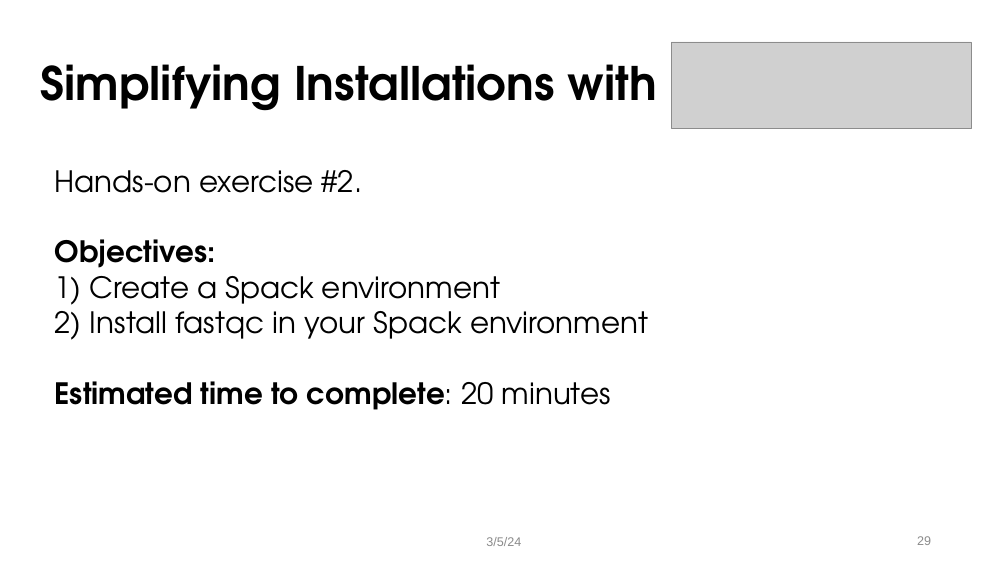
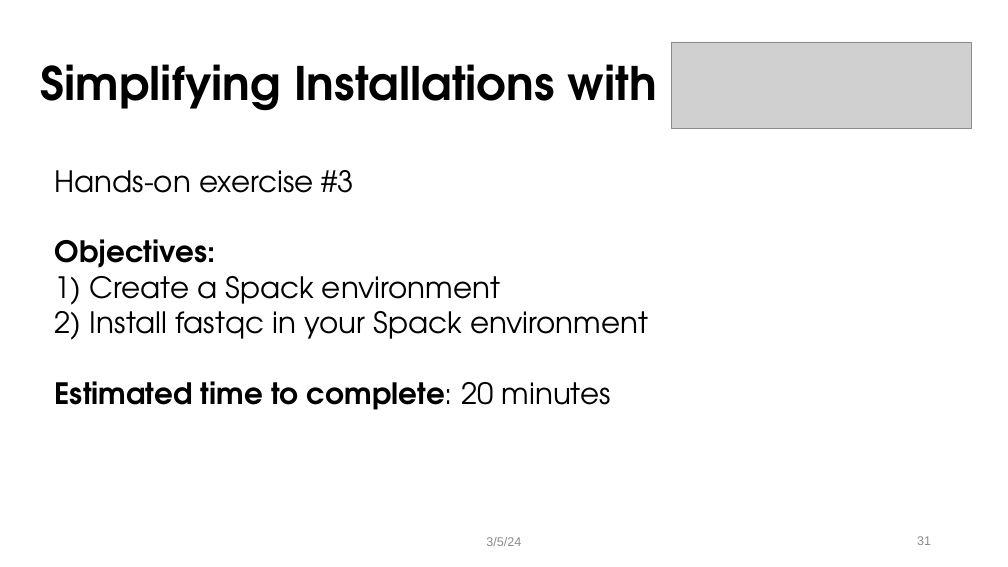
Before and after one commit to ResearchComputing/alpine_software_techlab, a slide deck: slide 31 of alpine_software_techlab.pptx (slide 29 before the commit). Drawn at 1008x567 pixels with LibreOffice and Linux fonts; fonts in the diff are those of the drawing; grey boxes stand for pictures; background and template pictures are left out. Boxes give left, top, right and bottom in pixels: in the first picture for what was removed or moved away, otherwise in the second. Text is boxed around its words. In the diff, an @@ line names an element or a change of style, - is before the commit and + after.

```diff
--- a/alpine_software_techlab.pptx
+++ b/alpine_software_techlab.pptx
@@ text at [55, 170, 355, 193]: text changed @@
-Hands-on exercise #2.
+Hands-on exercise #3
@@ page number at [917, 536, 931, 545]: text changed @@
-29
+31
```
Also in this commit, not shown: 6 other slides changed, 2 slides added, 3 other files.
